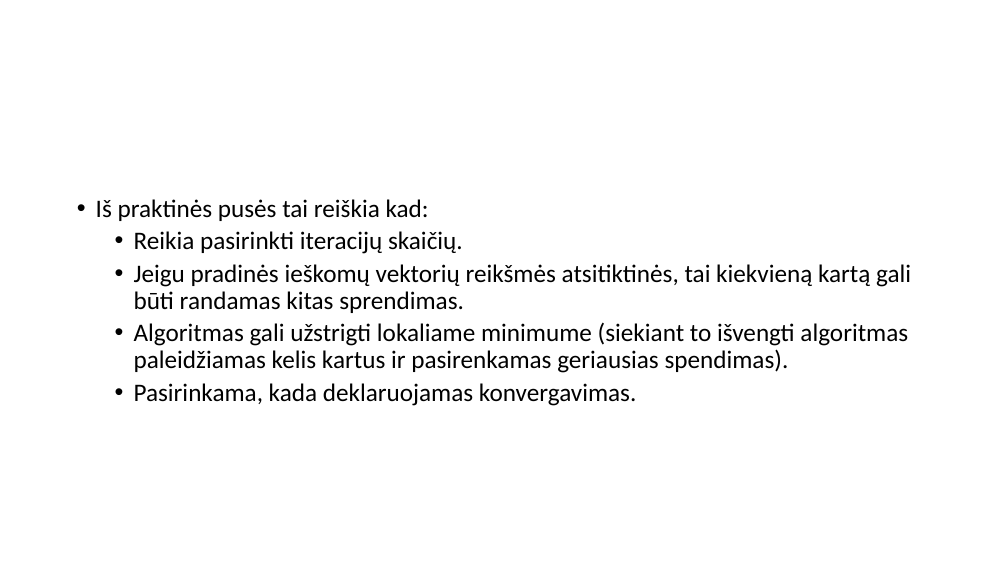
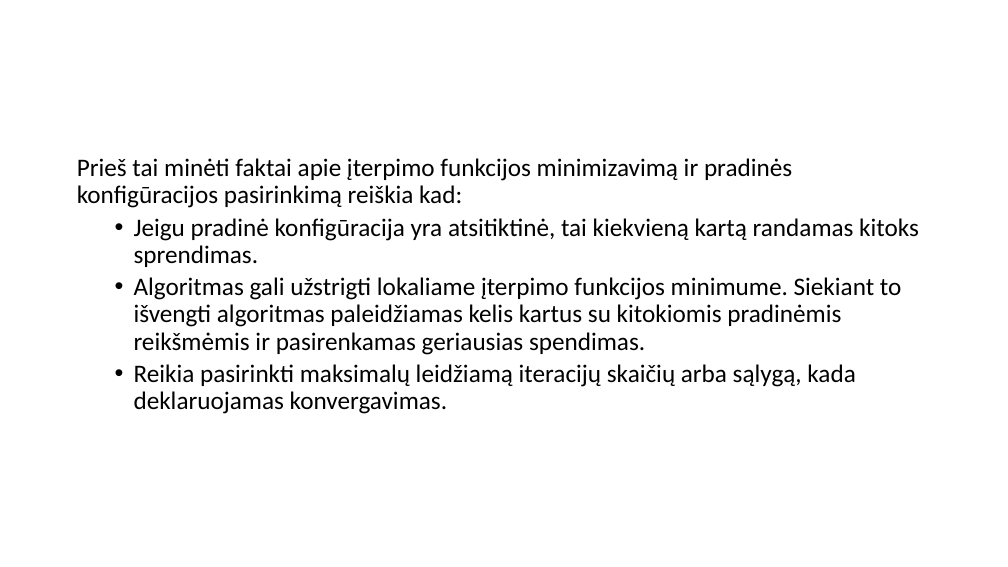
Before and after one commit to dovmar/PDVS, a slide deck: slide 19 of MDS/MDS_pristatymas.pptx. Drawn at 1008x567 pixels with LibreOffice and Linux fonts; fonts in the diff are those of the drawing. Boxes give left, top, right and bottom in pixels: in the first picture for what was removed or moved away, otherwise in the second. Text is boxed around its words. In the diff, an @@ line names an element or a change of style, - is before the commit and + after.

```diff
--- a/MDS/MDS_pristatymas.pptx
+++ b/MDS/MDS_pristatymas.pptx
@@ text at (77, 158, 919, 414): text changed @@
-• Iš praktinės pusės tai reiškia kad:
-  • Reikia pasirinkti iteracijų skaičių.
-  • Jeigu pradinės ieškomų vektorių reikšmės atsitiktinės, tai kiekvieną kartą gali būti randamas kitas sprendimas.
-  • Algoritmas gali užstrigti lokaliame minimume (siekiant to išvengti algoritmas paleidžiamas kelis kartus ir pasirenkamas geriausias spendimas).
-  • Pasirinkama, kada deklaruojamas konvergavimas.
+Prieš tai minėti faktai apie įterpimo funkcijos minimizavimą ir pradinės konfigūracijos pasirinkimą reiškia kad:
+  • Jeigu pradinė konfigūracija yra atsitiktinė, tai kiekvieną kartą randamas kitoks sprendimas.
+  • Algoritmas gali užstrigti lokaliame įterpimo funkcijos minimume. Siekiant to išvengti algoritmas paleidžiamas kelis kartus su kitokiomis pradinėmis reikšmėmis ir pasirenkamas geriausias spendimas.
+  • Reikia pasirinkti maksimalų leidžiamą iteracijų skaičių arba sąlygą, kada deklaruojamas konvergavimas.
```
Also in this commit, not shown: 10 other slides changed, 5 slides added, 3 slides removed, 3 other files.
